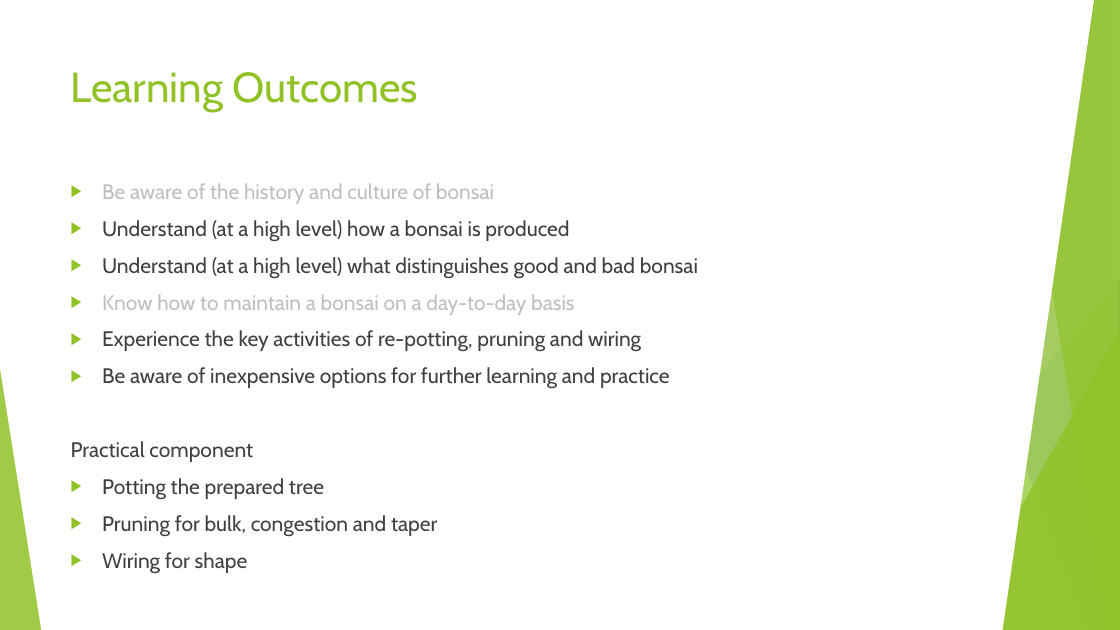
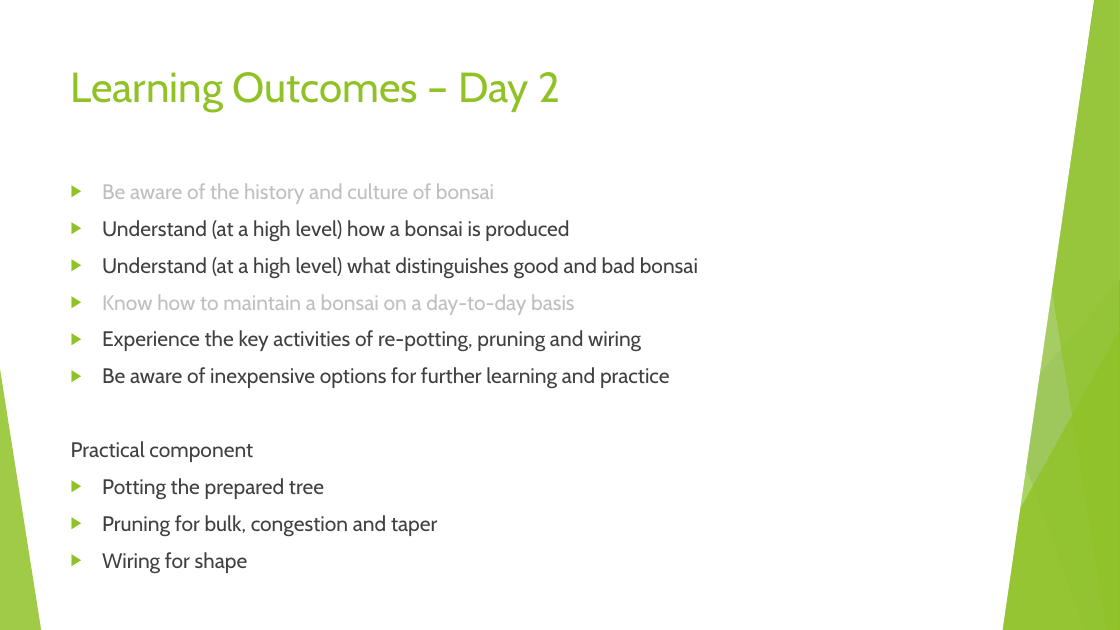
Before and after one commit to AlexLabram/Bonsai, a slide deck: slide 2 of Courseware/Bonsai 2-Day B (2024-10-13).pptx. Drawn at 1120x630 pixels with LibreOffice and Linux fonts; fonts in the diff are those of the drawing. Boxes give left, top, right and bottom in pixels: in the first picture for what was removed or moved away, otherwise in the second. Text is boxed around its words. In the diff, an @@ line names an element or a change of style, - is before the commit and + after.

Commit message:
Small update: added "Day X" to learning outcomes slide
Export to PDF

```diff
--- a/Courseware/Bonsai 2-Day B (2024-10-13).pptx
+++ b/Courseware/Bonsai 2-Day B (2024-10-13).pptx
@@ title at (x1=71, y1=72, x2=560, y2=112): text changed @@
-Learning Outcomes
+Learning Outcomes – Day 2
```
Also in this commit, not shown: 3 other files.
